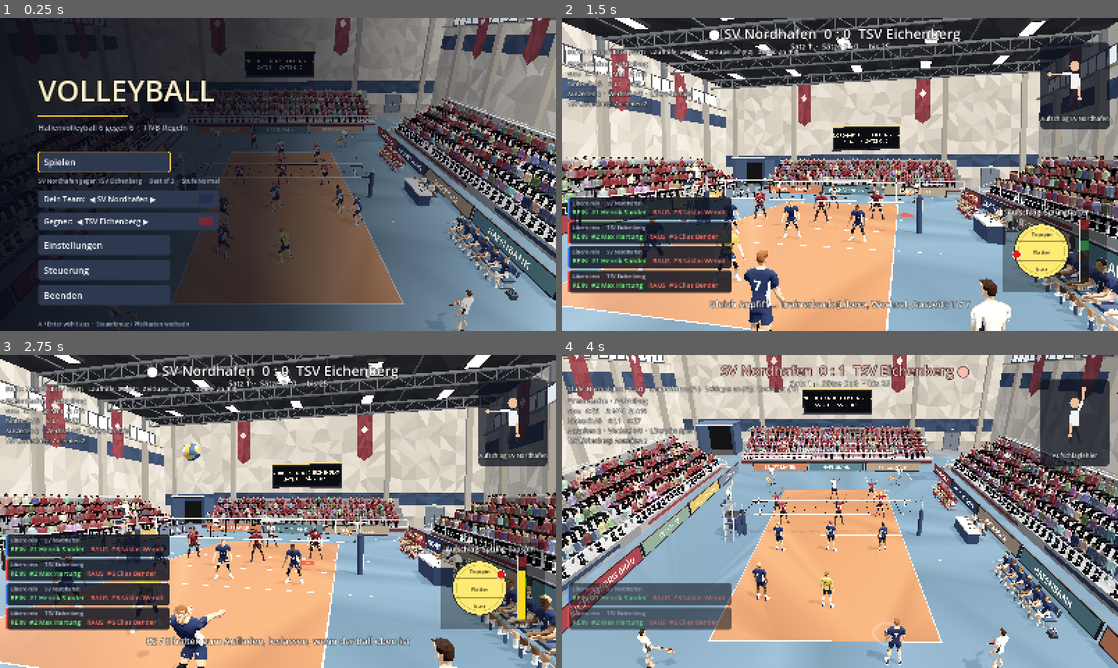
Above: before the commit, frames 1-4 (two rows, left to right).
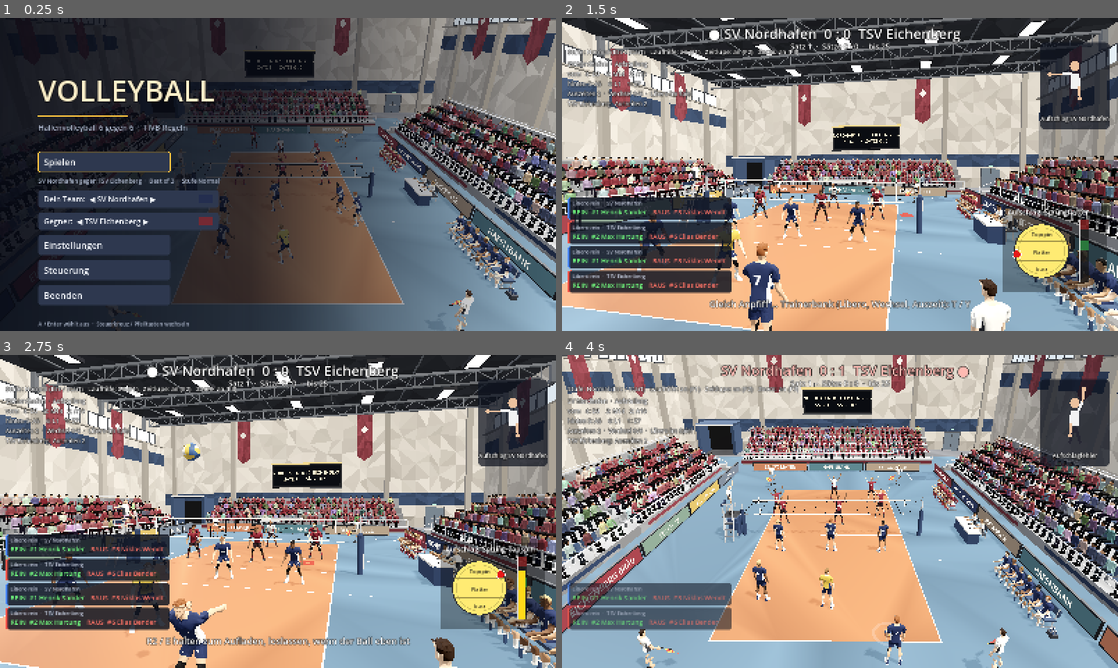
Above: after the commit, the same moments.

Repository: MattrixDev/volleyball_game
Game: Godot game, scene res://scenes/main.tscn
Two runs of this game, one before a commit and one after it. Both use one fixed random seed, a clock stepped at 60 frames per second and the inputs below.
Inputs (mouse positions are in pixels of both pictures, inside the frame that each line leads up to):
- Up to frame 1 (0.25 s): no input
- Up to frame 2 (1.5 s): tap Enter at 0.5 s; move the mouse to (962, 158) at 0.52 s; hold D (move_right) 0.53-1.28 s; hold E (hit) 0.53-1.28 s; tap Space (bump) at 0.6 s; click (962, 158) at 0.67 s; move the mouse to (728, 190) at 1.27 s; hold S (move_down) from 1.28 s (still down); tap E (hit) at 1.35 s
- Up to frame 3 (2.75 s): tap Space (bump) at 1.55 s; move the mouse to (333, 442) at 2.02 s; release S (move_down) at 2.03 s; hold D (move_right) from 2.03 s (still down); hold E (hit) from 2.03 s (still down); tap K (aim_down) at 2.1 s
- Up to frame 4 (4 s): move the mouse to (812, 574) at 2.77 s; release D (move_right) at 2.78 s; release E (hit) at 2.78 s; hold W (move_up) 2.78-3.53 s; tap J (aim_left) at 2.85 s; click (812, 574) at 2.92 s; tap Space (bump) at 3.05 s; move the mouse to (1006, 558) at 3.52 s; hold A (move_left) from 3.53 s (still down); hold E (hit) from 3.53 s (still down); tap L (aim_right) at 3.6 s

The runs differ from the first frame. In frame 1, 0.4% of the frame differs, in the area x 38-66%, y 35-79%; in frame 2, 1.7%; in frame 3, 1.7%, in the area x 9-58%, y 52-100%; in frame 4, 0.9%.

Commit message:
Ballkontakt: Hände und Unterarme zielen beim Kontakt auf den Ball (Baggern, Pritschen, Angriff, Aufschlag, Block), Körper dreht sich zum Ziel, Spieler stehen vor dem Ball
Co-Authored-By: Claude Sonnet 5.5 <noreply@anthropic.com>
Claude-Session: https://claude.ai/code/session_01FhcQXzee4yEnRNHTAKqxqA

Diff:
--- a/scripts/figure.gd
+++ b/scripts/figure.gd
@@ -287,6 +287,49 @@
 	_sync()
 
 
+## Arm so stellen, dass das Handgelenk an der Weltposition target sitzt (Ballkontakt).
+## Loest Schulter vor/seitlich und Ellbogen numerisch (gedaempfte Gauss-Newton-Schritte),
+## ausgehend von der aktuellen Haltung. w blendet zwischen Pose (0) und Ziel (1). Rueckgabe:
+## verbleibender Abstand in m (zum Pruefen, ob die Figur den Ball erreicht).
+func ik_arm(sd: String, target: Vector3, w: float, iters := 4) -> float:
+	var sh: Node3D = j["sh_" + sd]
+	var el: Node3D = j["el_" + sd]
+	var wr: Node3D = j["wr_" + sd]
+	var s := -1.0 if sd == "l" else 1.0
+	var y0 := sh.rotation.y
+	var v := Vector3(sh.rotation.x, sh.rotation.z * s, el.rotation.x)  # vor, seitlich, Ellbogen
+	var v_start := v
+	var pos := Callable(self, "_ik_wrist").bind(sh, el, wr, y0, s)
+	var err := 0.0
+	for it in iters:
+		var p0: Vector3 = pos.call(v)
+		var e := target - p0
+		err = e.length()
+		if err < 0.004:
+			break
+		var d := 0.02
+		var c0: Vector3 = ((pos.call(v + Vector3(d, 0, 0)) as Vector3) - p0) / d
+		var c1: Vector3 = ((pos.call(v + Vector3(0, d, 0)) as Vector3) - p0) / d
+		var c2: Vector3 = ((pos.call(v + Vector3(0, 0, d)) as Vector3) - p0) / d
+		var a := Basis(
+			Vector3(c0.dot(c0) + 0.02, c0.dot(c1), c0.dot(c2)),
+			Vector3(c1.dot(c0), c1.dot(c1) + 0.02, c1.dot(c2)),
+			Vector3(c2.dot(c0), c2.dot(c1), c2.dot(c2) + 0.02))
+		var step := a.inverse() * Vector3(c0.dot(e), c1.dot(e), c2.dot(e))
+		v += step.limit_length(0.6)
+		v = Vector3(clampf(v.x, -0.6, 3.1), clampf(v.y, -0.5, 2.0), clampf(v.z, 0.0, 2.6))
+	var fin: Vector3 = v_start.lerp(v, clampf(w, 0.0, 1.0))
+	sh.rotation = Vector3(fin.x, y0, fin.y * s)
+	el.rotation = Vector3(fin.z, 0.0, 0.0)
+	return ((pos.call(fin) as Vector3) - target).length()
+
+
+func _ik_wrist(v: Vector3, sh: Node3D, el: Node3D, wr: Node3D, y0: float, s: float) -> Vector3:
+	sh.rotation = Vector3(v.x, y0, v.y * s)
+	el.rotation = Vector3(v.z, 0.0, 0.0)
+	return wr.global_position
+
+
 ## Tiefster Punkt des Koerpers (Hoehe ueber dem Boden der Figur). Nur Fuesse oder alles
 ## (Knie, Haende, Kopf, Brust), etwa wenn der Spieler hechtet.
 func lowest_point(all: bool) -> float:
--- a/scripts/match.gd
+++ b/scripts/match.gd
@@ -2372,7 +2372,7 @@
 			srv.jump()
 	if opp != null and not opp.done:
 		var pl := opp.player
-		var p := Vector3(opp.point.x, 0.0, opp.point.z)
+		var p := _stand_pos(opp, Vector3(opp.point.x, 0.0, opp.point.z))
 		if opp.kind == "attack":
 			var t_jump := opp.t - JUMP_RISE
 			var t_go := t_jump - flat_dist(pl.position, p) / pl.run_speed - 0.05
@@ -2404,14 +2404,54 @@
 		opp.player.anim_kind = opp.kind
 		opp.player.anim_tech = opp.tech
 		opp.player.anim_t = opp.t
+		opp.player.contact_pt = opp.point
+		opp.player.contact_aim = _contact_aim(opp)
+		opp.player.contact_on = true
 	if phase == Phase.PRE_SERVE or (phase == Phase.TOSS and not serve_done):
 		var sv := server()
 		sv.anim_kind = "serve_hold" if phase == Phase.PRE_SERVE else "serve"
 		sv.anim_tech = "jump" if serve_kind == 1 else "stand"
 		sv.anim_t = serve_ideal if phase == Phase.TOSS else clock + 5.0
+		sv.contact_pt = ball.position   # der Ball der Aufschlaghand (Wurf)
+		sv.contact_aim = Vector3(-side_of(serving_team) * 4.0, 0.0, 0.0)
+		sv.contact_on = phase == Phase.TOSS
 	for t in 2:
 		for pl in players[t]:
 			pl.tick(delta)
+
+
+## Wohin der Spieler den Ball spielt: Annahme zum Zuspieler, Zuspiel zum Angreifer, Angriff
+## auf das Ziel im gegnerischen Feld. Der Koerper dreht sich beim Kontakt dorthin.
+func _contact_aim(o: Opp) -> Vector3:
+	var sd := side_of(o.team)
+	match o.kind:
+		"pass", "dig":
+			var st := player_by_role(o.team, "S")
+			if st != null and st != o.player:
+				return Vector3(st.position.x, 0.0, st.position.z)
+			return Vector3(sd * 1.5, 0.0, 0.5)
+		"set":
+			var h: VPlayer = _hitter[o.team]
+			if h != null and h != o.player:
+				return Vector3(h.position.x, 0.0, h.position.z)
+			return Vector3(sd * 0.5, 0.0, o.point.z)
+		"attack":
+			var info := attack_shot(o.team, o.point, o.rs, o.power)
+			return info.target
+	return Vector3(-sd * 4.0, 0.0, 0.0)
+
+
+## Wo der Spieler beim Kontakt steht: der Ball trifft vor dem Koerper auf (Baggern ca. 45 cm,
+## Pritschen 15 cm vor dem Rumpf in Spielrichtung); beim Angriff steht der Spieler hinter dem Ball.
+func _stand_pos(o: Opp, p: Vector3) -> Vector3:
+	if o.kind == "attack":
+		return p + Vector3(side_of(o.team) * 0.3, 0.0, 0.0)
+	var aim := _contact_aim(o)
+	var dv := Vector3(aim.x - p.x, 0.0, aim.z - p.z)
+	if dv.length() < 0.1:
+		return p
+	var off := 0.15 if (o.kind == "set" or o.tech == "over") else 0.38
+	return p - dv.normalized() * off
 
 
 ## Zeitlupe und Kamera: In jeder Spielphase gilt das eingestellte Tempo (Menue), die
--- a/scripts/player.gd
+++ b/scripts/player.gd
@@ -43,6 +43,12 @@
 var anim_tech := "bump"
 var anim_t := -10.0  # Zeitpunkt der Ballberuehrung
 var celebrate_until := -10.0
+## Ballkontakt (vom Match gesetzt): Ballmitte beim Kontakt und der Punkt, wohin gespielt wird.
+## Beim Kontakt zielen Haende und Unterarme genau auf contact_pt (siehe _contact_ik).
+var contact_pt := Vector3.ZERO
+var contact_aim := Vector3.ZERO
+var contact_on := false
+var net_x := 0.0  # Lage des Netzes (x), nur zum Testen anders
 
 var fig: HumanFigure
 var _ring: MeshInstance3D
@@ -69,7 +75,7 @@
 	fig = HumanFigure.new()
 	add_child(fig)
 	var h := hash(team * 1000 + number)
-	fig.build(_colors(color), true, (h / 13) % HumanFigure.HAIR_STYLES, false, 0.96 + 0.09 * float((h / 31) % 10) / 9.0)
+	fig.build(_colors(color), true, (h / 13) % HumanFigure.HAIR_STYLES, false, 1.04 + 0.07 * float((h / 31) % 10) / 9.0)
 	fig.set_number(number, _number_color(color), (Teams.playing()[team] as TeamStyle).number)
 	fig.pose(_p_idle())
 
@@ -133,6 +139,7 @@
 	lean = 0.0
 	anim_kind = ""
 	anim_t = -10.0
+	contact_on = false
 	_last_pos = position
 
 
@@ -222,8 +229,18 @@
 	if not alert and celebrate_until < now:
 		face = Vector3(-side, 0.0, 0.0)
 	face.y = 0.0
+	# Beim Zuspiel dreht sich der Koerper zum Ziel (Schultern quer zur Spielrichtung).
+	var turn := 7.0
+	var crel := now - anim_t
+	if contact_on and anim_kind in ["pass", "dig", "set", "free"] and crel > -0.45 and crel < 0.25 and dive_timer <= 0.0:
+		var av := contact_aim - position
+		av.y = 0.0
+		if av.length() > 0.3:
+			var cur := face.normalized() if face.length() > 0.01 else av.normalized()
+			face = cur.lerp(av.normalized(), smoothstep(-0.45, -0.1, crel))
+			turn = 14.0
 	var want := atan2(-face.x, -face.z)
-	_yaw = lerp_angle(_yaw, want, clampf(delta * 7.0, 0.0, 1.0))
+	_yaw = lerp_angle(_yaw, want, clampf(delta * turn, 0.0, 1.0))
 	fig.rotation.y = _yaw
 
 	_stiff = 20.0
@@ -245,6 +262,60 @@
 		y = maxf(jump_h, -fig.lowest_point(false))
 	_root_y = maxf(lerpf(_root_y, y, clampf(delta * 25.0, 0.0, 1.0)), -low)
 	fig.root_node.position.y = _root_y
+	_contact_ik()
+
+
+## Ballkontakt wie im echten Spiel: im Kontaktmoment sitzen Haende oder Unterarme genau am Ball.
+## Pro Technik gibt es ein Ziel fuer jedes Handgelenk (Weltkoordinaten) und eine Zeitkurve
+## (Hinfuehren, Kontakt, Loslassen). Neue Techniken (z. B. weitere Zuspielarten) bekommen hier
+## einen eigenen Zweig.
+func _contact_ik() -> void:
+	var rel := now - anim_t
+	var f := Vector3(-sin(_yaw), 0.0, -cos(_yaw))  # blickt nach vorn
+	var r := Vector3(cos(_yaw), 0.0, -sin(_yaw))   # rechte Seite
+	var up := Vector3.UP
+	var tg := {}
+	var w := 0.0
+	var b := contact_pt
+	if block_pose and airborne:
+		# Haende ueber das Netz gedrueckt, Handflaechen zeigen zum Gegner.
+		var net_side := -side
+		var base := Vector3(net_x + net_side * (0.06 + hand_reach * 0.9), block_top() - 0.1, hands_z())
+		tg = {"l": base - r * 0.11, "r": base + r * 0.11}
+		w = smoothstep(0.05, 0.3, jump_h)
+	elif not contact_on and anim_kind != "serve":
+		return
+	elif anim_kind in ["pass", "dig", "free"] and anim_tech != "over":
+		# Baggern: gestreckte Arme, Plattform aus beiden Unterarmen unter dem Ball.
+		w = smoothstep(-0.32, -0.06, rel) * (1.0 - smoothstep(0.1, 0.3, rel))
+		var plat := b - up * 0.17 + f * 0.07
+		tg = {"l": plat - r * 0.05, "r": plat + r * 0.05}
+	elif anim_kind in ["set", "pass", "dig", "free"] and anim_tech == "over":
+		# Pritschen: beide Haende ueber der Stirn, Finger umfassen den Ball von hinten und den Seiten.
+		w = smoothstep(-0.3, -0.05, rel) * (1.0 - smoothstep(0.1, 0.32, rel))
+		var ad := contact_aim - position
+		ad.y = 0.0
+		var follow := (ad.normalized() + up) * 0.5 * (0.2 * smoothstep(0.0, 0.2, rel)) if ad.length() > 0.1 else Vector3.ZERO
+		var hb := b + follow
+		tg = {"l": hb - r * 0.085 - up * 0.08 - f * 0.05, "r": hb + r * 0.085 - up * 0.08 - f * 0.05}
+	elif anim_kind == "attack" and airborne:
+		# Angriff: Schlaghand (rechts) trifft die Rueckseite des Balls mit gestrecktem Arm.
+		w = smoothstep(-0.12, -0.015, rel) * (1.0 - smoothstep(0.03, 0.16, rel))
+		tg = {"r": b - up * 0.07 - f * 0.17}
+	elif anim_kind == "serve":
+		w = smoothstep(-0.12, -0.015, rel) * (1.0 - smoothstep(0.03, 0.16, rel))
+		if airborne:
+			tg = {"r": b - up * 0.07 - f * 0.17}
+		else:
+			tg = {"r": b - up * 0.02 - f * 0.14}
+	if w <= 0.001 or tg.is_empty():
+		return
+	# Im Kontaktmoment streckt sich der Schlagende (Schultergürtel, Fussspitzen): ca. 14 cm mehr Reichweite.
+	if airborne and (anim_kind == "attack" or anim_kind == "serve"):
+		fig.root_node.position.y += 0.14 * w
+	for sd in tg:
+		fig.ik_arm(sd, tg[sd], w)
+	fig._sync()
 
 
 func _arm(p: Dictionary, sd: String, fwd: float, out: float, elbow: float, wrist := 0.0, twist := 0.0) -> void:
@@ -312,12 +383,12 @@
 func _p_bump(rel := 0.0) -> Dictionary:
 	var dip := 1.0 - smoothstep(-0.3, 0.0, rel)
 	var drive := smoothstep(0.0, 0.25, rel)
-	var p := {"hips": Vector3(-0.3 + 0.12 * drive, 0, 0), "chest": Vector3(-0.42 + 0.2 * drive, 0, 0), "head": Vector3(0.5 - 0.2 * drive, 0, 0)}
+	var p := {"hips": Vector3(-0.38 + 0.14 * drive, 0, 0), "chest": Vector3(-0.55 + 0.25 * drive, 0, 0), "head": Vector3(0.6 - 0.25 * drive, 0, 0)}
 	var arm_fwd := lerpf(0.85, 1.2, 1.0 - dip) + 0.45 * drive
 	_arm(p, "l", arm_fwd, -0.3, 0.0, 0.0)
 	_arm(p, "r", arm_fwd, -0.3, 0.0, 0.0)
-	var th := lerpf(0.95, 0.8, drive) + 0.15 * dip
-	var kn := lerpf(1.45, 0.8, drive) + 0.15 * dip - 0.15
+	var th := lerpf(1.1, 0.8, drive) + 0.15 * dip
+	var kn := lerpf(1.7, 0.8, drive) + 0.15 * dip - 0.15
 	_leg(p, "l", th, kn, 0.2)
 	_leg(p, "r", th - 0.1, kn - 0.1, 0.2)
 	return p
@@ -325,17 +396,17 @@
 
 ## Pritschen: Haende ueber der Stirn, Ellbogen aussen, Beine und Arme strecken durch den Ball.
 func _p_set(rel := 0.0) -> Dictionary:
-	var load := 1.0 - smoothstep(-0.25, 0.0, rel)
-	var ext := smoothstep(0.0, 0.2, rel)
+	var load := 1.0 - smoothstep(-0.3, -0.1, rel)
+	var ext := smoothstep(-0.14, 0.08, rel)
 	var p := {"hips": Vector3(-0.1 * load, 0, 0), "chest": Vector3(-0.05 + 0.12 * ext, 0, 0), "head": Vector3(0.55 - 0.15 * ext, 0, 0)}
 	var up := lerpf(2.45, 2.85, ext)
 	var elbow := lerpf(1.55, 0.35, ext)
 	_arm(p, "l", up, 0.55 - 0.25 * ext, elbow, -0.45)
 	_arm(p, "r", up, 0.55 - 0.25 * ext, elbow, -0.45)
-	var th := lerpf(0.6, 0.15, ext)
-	var kn := lerpf(0.95, 0.2, ext)
-	_leg(p, "l", th, kn, 0.18)
-	_leg(p, "r", th - 0.1, kn, 0.18)
+	var th := lerpf(0.6, 0.05, ext)
+	var kn := lerpf(0.95, 0.1, ext)
+	_leg(p, "l", th, kn, 0.14, 0.5 * ext)
+	_leg(p, "r", th - 0.05, kn, 0.14, 0.5 * ext)
 	return p
 
 
--- a/tools/anim_strip.gd
+++ b/tools/anim_strip.gd
@@ -47,6 +47,9 @@
 				"spike":
 					pl.anim_kind = "attack"
 					pl.anim_t = 0.75
+					pl.contact_on = true
+					pl.contact_pt = Vector3(x0 - 0.3, 3.2, 0.0)
+					pl.contact_aim = Vector3(x0 - 6.0, 0.0, 0.0)
 					var air_t := t - 0.25
 					pl.airborne = air_t > 0.0 and air_t < 0.8
 					pl.jump_h = maxf(0.0, 3.96 * air_t - 4.905 * air_t * air_t) if pl.airborne else 0.0
@@ -54,7 +57,11 @@
 					pl.anim_kind = "pass" if kind == "bump" else "set"
 					pl.anim_tech = "under" if kind == "bump" else "over"
 					pl.anim_t = 0.7
+					pl.contact_on = true
+					pl.contact_pt = Vector3(x0 - (0.38 if kind == "bump" else 0.15), 0.85 if kind == "bump" else 2.3, 0.0)
+					pl.contact_aim = Vector3(x0 - 5.0, 0.0, 0.0)
 				"block":
+					pl.net_x = x0 + 0.5
 					pl.block_pose = t > 0.2
 					var air_t := t - 0.3
 					pl.airborne = air_t > 0.0 and air_t < 0.6
@@ -75,6 +82,21 @@
 		pl.position = Vector3(x0, 0, 0)
 		pl._last_pos = pl.position
 		figs.append(pl.fig)
+	if kind in ["spike", "bump", "set"]:
+		for i in n:
+			var bm := MeshInstance3D.new()
+			var sp := SphereMesh.new()
+			sp.radius = 0.105
+			sp.height = 0.21
+			bm.mesh = sp
+			var bmat := StandardMaterial3D.new()
+			bmat.albedo_color = Color(1.0, 0.9, 0.2)
+			bm.material_override = bmat
+			var x0b := -7.2 + i * 1.8
+			var by := 3.2 if kind == "spike" else (0.85 if kind == "bump" else 2.3)
+			var bx := x0b - (0.3 if kind == "spike" else (0.38 if kind == "bump" else 0.15))
+			bm.position = Vector3(bx, by, 0.0)
+			root3.add_child(bm)
 	var cam := Camera3D.new()
 	root3.add_child(cam)
 	var cp := Vector3(0.0, 1.3, 9.0)
